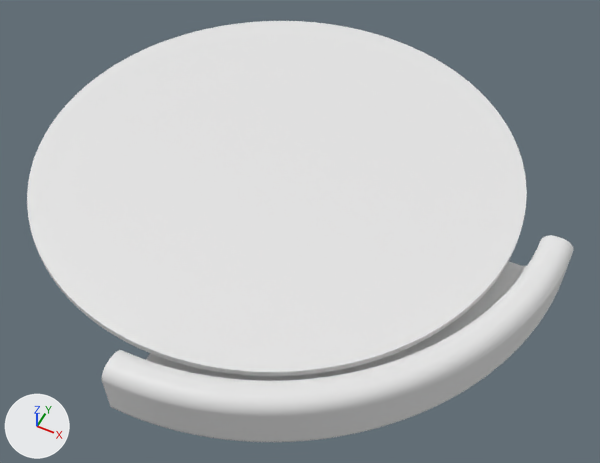
Two versions of the Blender file cad/Scale.blend, one commit apart.
One viewpoint serves both versions: a 50 mm lens placed at (0.238, -0.436, 0.472), pointed at (0.04, -0.039, -0.023). The lights are fixed; the arrows at lower left show +X, +Y and +Z.

The first picture shows 'Cylinder', 'Top'.
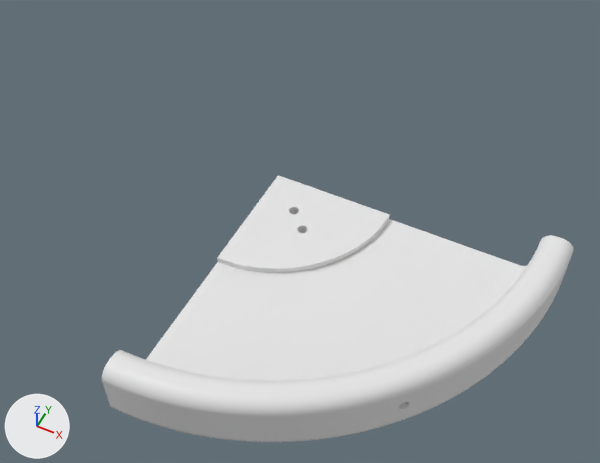
Commit message: Added a wire hole to the scale.

ob_wire_hole is not drawn itself; it is used by a modifier of ob_cylinder.

Where the change shows, as pixel boxes [x1, y1, x2, y2] in the pictures (600 x 463 px):
'Top', hidden
    before: [27, 21, 527, 376]
'Base Mount', unchanged, uncovered by the edit
    after: [217, 175, 390, 273]

The change, as a diff of the scene's bpy script:
```diff
--- a/cad/Scale.blend.py
+++ b/cad/Scale.blend.py
@@ me_cylinder_006 @@
+me_cylinder_006.from_pydata(...)  # 128 vertices, 66 faces; spans x -0.004..0.004, y -0.004..0.004, z -0.04..0.04
@@ ob_top @@
 ob_top.location = (0.0, 0.0, 0.0)
+ob_top.hide_set(True)
@@ ob_wire_hole @@
+ob_wire_hole = bpy.data.objects.new('Wire Hole', me_cylinder_006)
+ob_wire_hole.location = (0.177, -0.164, 0.00165)
+ob_wire_hole.rotation_euler = (0.785, 1.571, 0.0)  # degrees (45, 90, 0)
+ob_wire_hole.hide_set(True)
```
